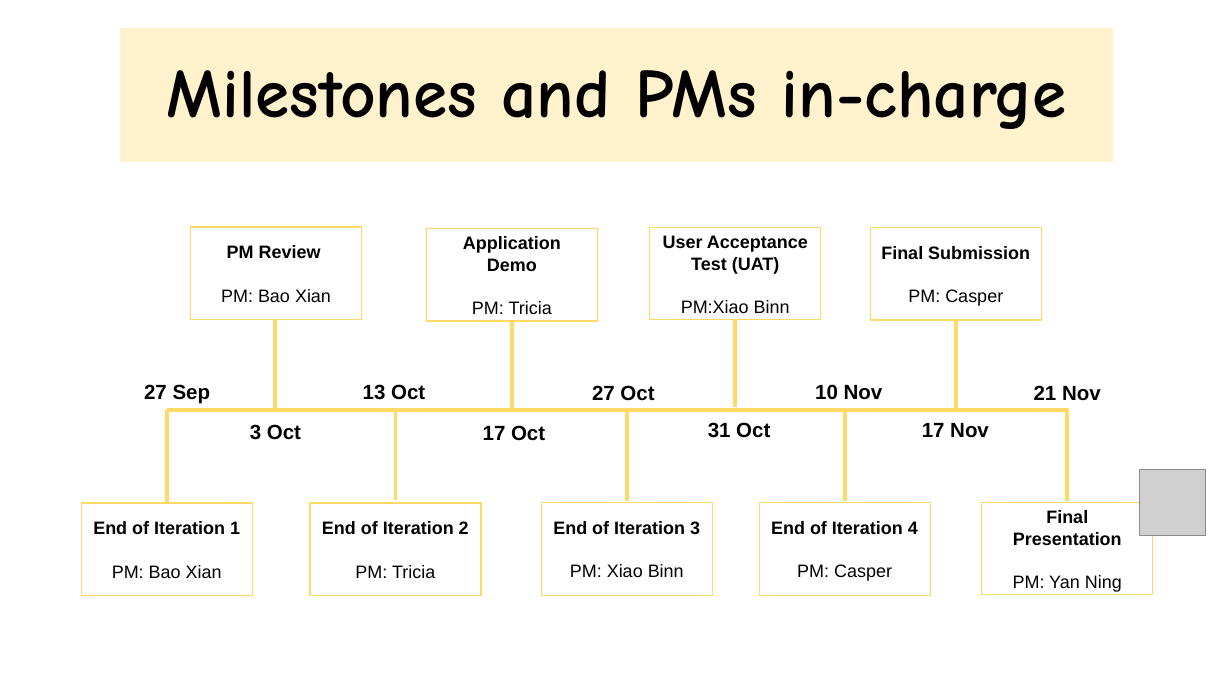
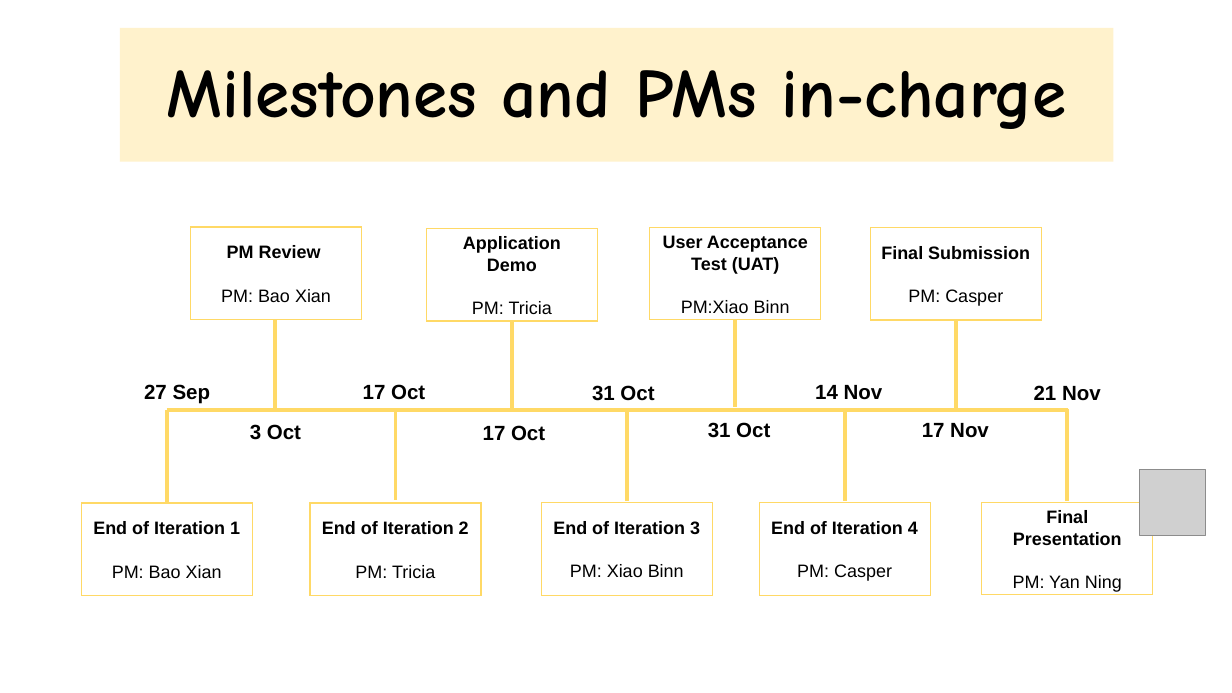
Before and after one commit to xbloh/Online-Course-Bidding-System-, a slide deck: slide 6 of presentations/Week 11 Online Review.pptx. Drawn at 1232x693 pixels with LibreOffice and Linux fonts; fonts in the diff are those of the drawing; grey boxes stand for pictures. Boxes give left, top, right and bottom in pixels: in the first picture for what was removed or moved away, otherwise in the second. Text is boxed around its words. In the diff, an @@ line names an element or a change of style, - is before the commit and + after.

Commit message:
Update Week 11 Online Review.pptx
timeline changes

```diff
--- a/presentations/Week 11 Online Review.pptx
+++ b/presentations/Week 11 Online Review.pptx
@@ text at (363, 384, 425, 400): text changed @@
-13 Oct
+17 Oct
@@ text at (592, 385, 654, 401): text changed @@
-27 Oct
+31 Oct
@@ text at (815, 385, 883, 400): text changed @@
-10 Nov
+14 Nov
```
